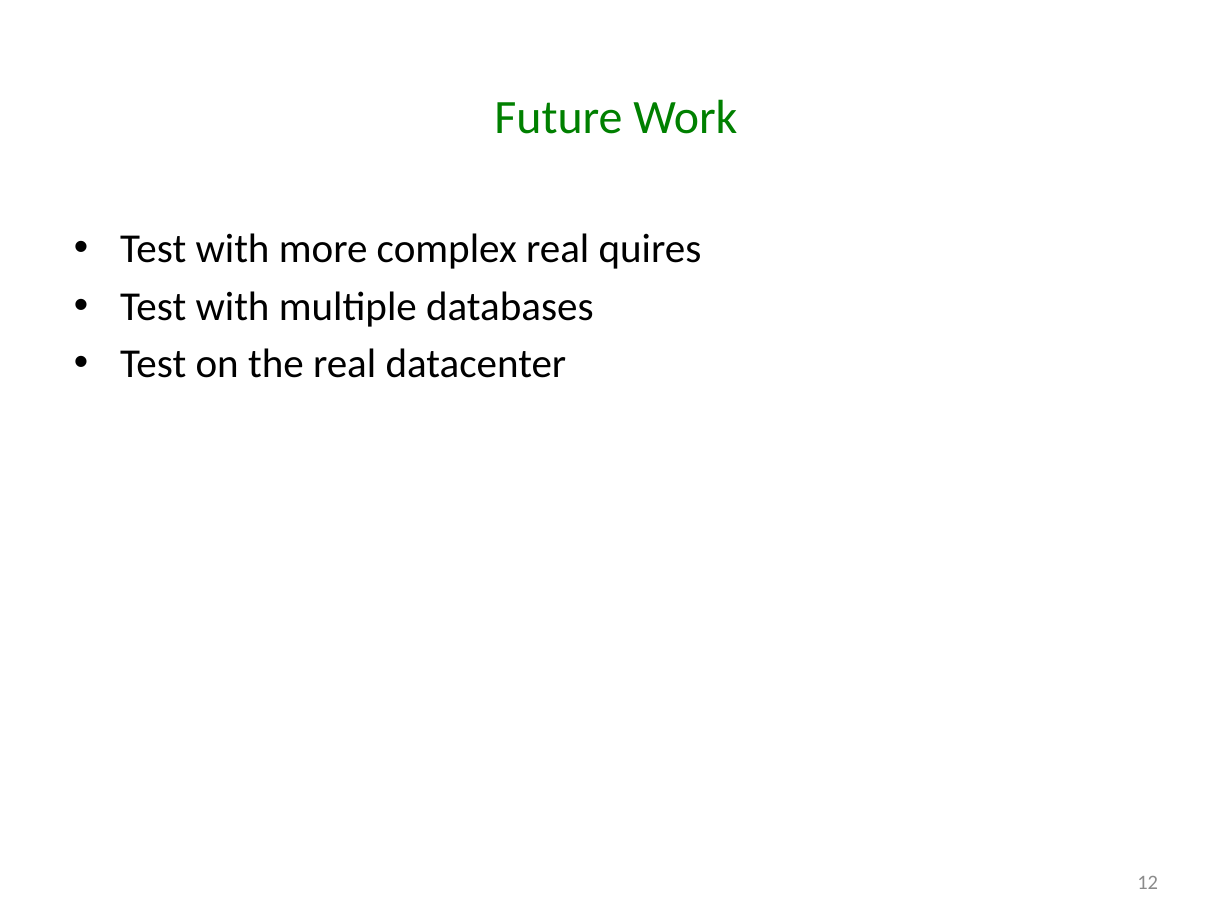
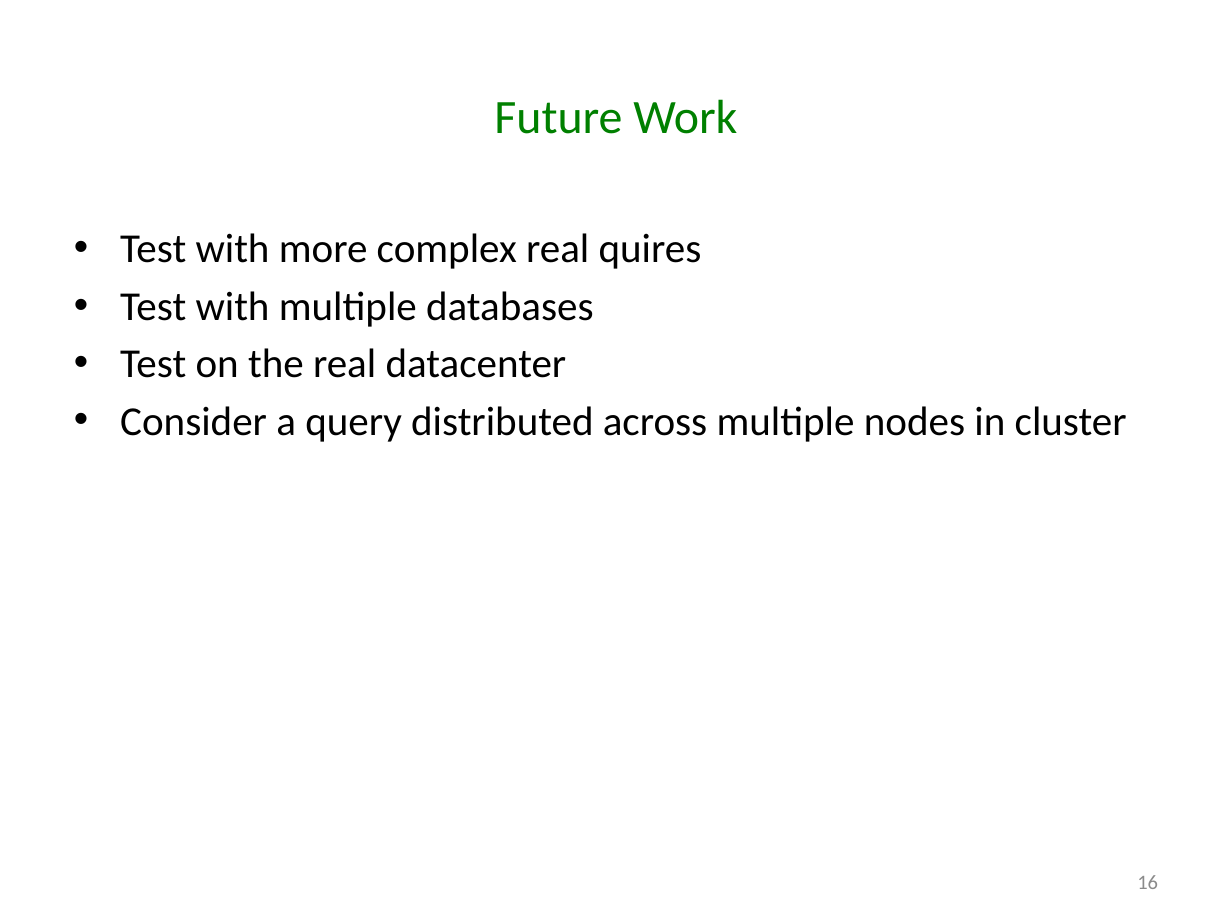
Before and after one commit to godares79/CS848-Project, a slide deck: slide 16 of PresentationSlides/Presentation.pptx (slide 12 before the commit). Drawn at 1232x924 pixels with LibreOffice and Linux fonts; fonts in the diff are those of the drawing. Boxes give left, top, right and bottom in pixels: in the first picture for what was removed or moved away, otherwise in the second. Text is boxed around its words. In the diff, an @@ line names an element or a change of style, - is before the commit and + after.

```diff
--- a/PresentationSlides/Presentation.pptx
+++ b/PresentationSlides/Presentation.pptx
@@ text at [120,406,1127,442]: paragraph added @@
+• Consider a query distributed across multiple nodes in cluster
@@ page number at [1137,875,1158,889]: text changed @@
-12
+16
```
Also in this commit, not shown: 7 other slides changed, 6 slides added, 2 slides removed, 1 other file.
